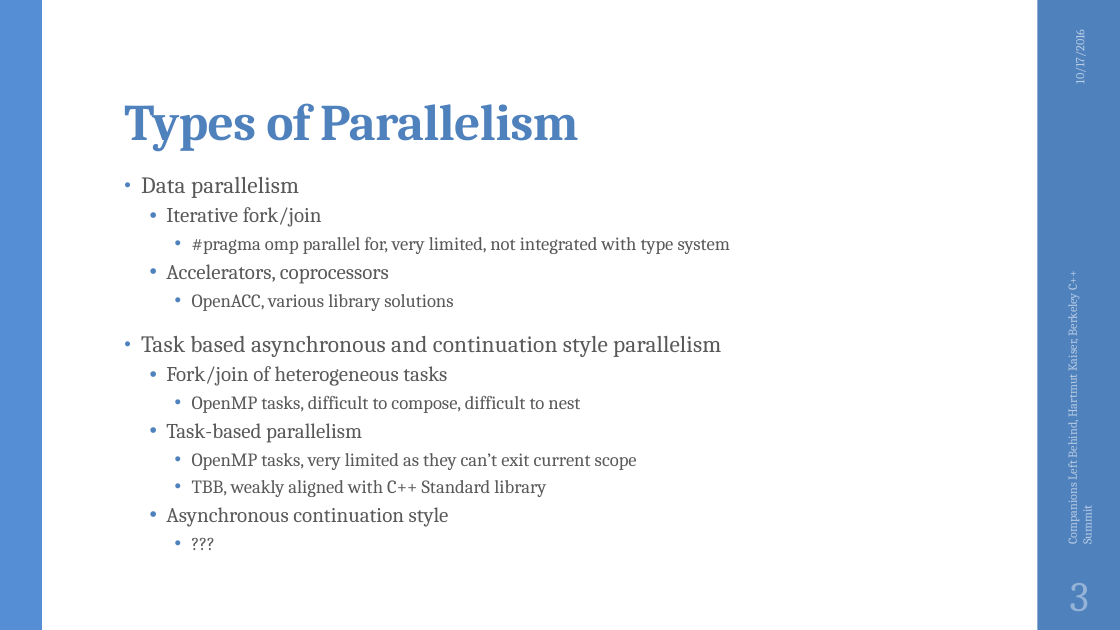
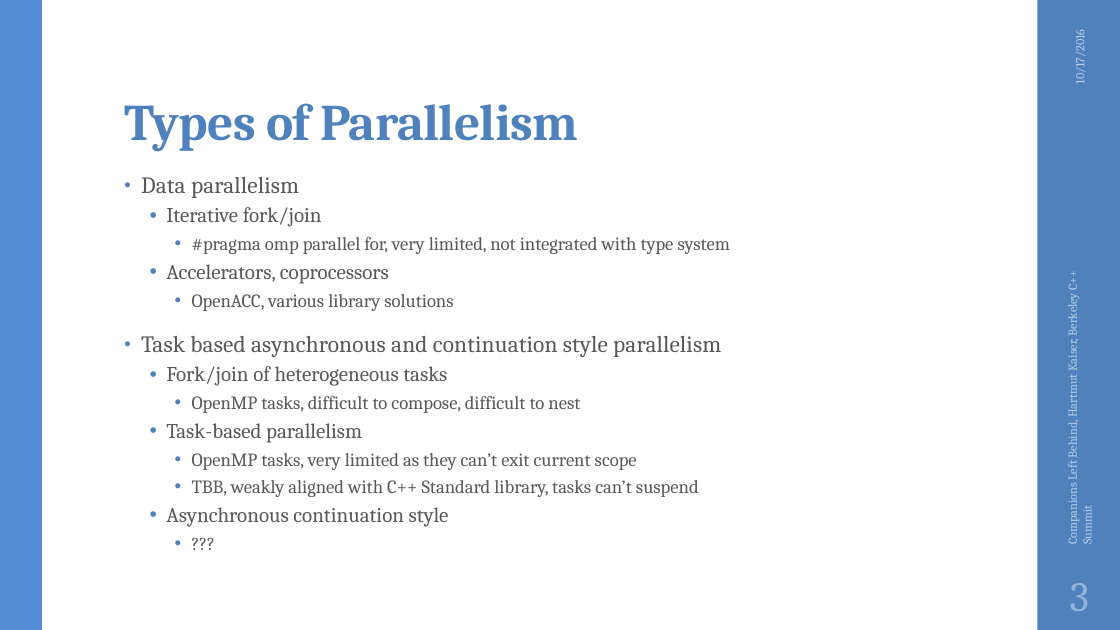
Before and after one commit to STEllAR-GROUP/tutorials, a slide deck: slide 3 of lbl2016/HPX - A C++ Standard Library for Parallelism and Concurrency.pptx. Drawn at 1120x630 pixels with LibreOffice and Linux fonts; fonts in the diff are those of the drawing; background and template pictures are left out. Boxes give left, top, right and bottom in pixels: in the first picture for what was removed or moved away, otherwise in the second. Text is boxed around its words. In the diff, an @@ line names an element or a change of style, - is before the commit and + after.

```diff
--- a/lbl2016/HPX - A C++ Standard Library for Parallelism and Concurrency.pptx
+++ b/lbl2016/HPX - A C++ Standard Library for Parallelism and Concurrency.pptx
@@ text at bbox=[192, 480, 699, 497]: text changed @@
-    • TBB, weakly aligned with C++ Standard library
+    • TBB, weakly aligned with C++ Standard library, tasks can’t suspend
```
Also in this commit, not shown: 1 other slide changed, 1 other file.
